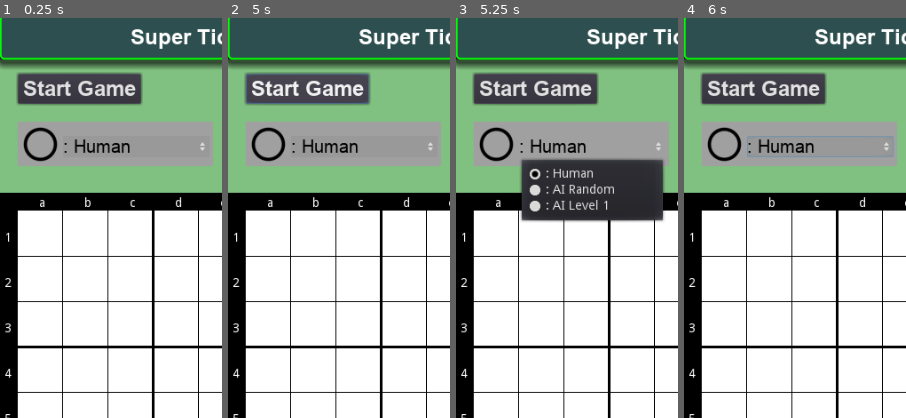
Above: before the commit, frames 1-4 (left to right).
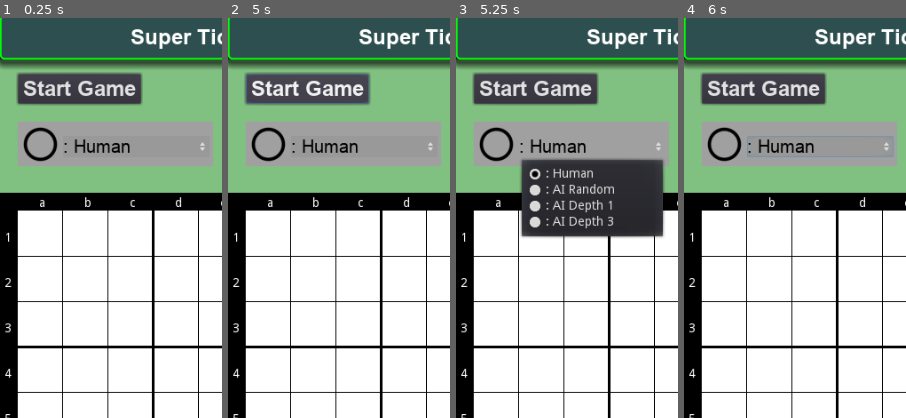
Above: after the commit, the same moments.

Repository: vivisuke/SuperTicTacToe
Game: Godot game, scene res://MainScene.tscn
Same seed, same stepped clock (60 frames per second), same inputs: the game is played once before the commit and once after it.
Inputs:
- Up to frame 1 (0.25 s): no input
- Up to frame 2 (5 s): click "Test" at 0.5 s; click "Start Game" at 1.25 s; click "Stop Game" at 2 s; click "Start Game" at 2.75 s; click "Ｖ" at 3.5 s; click "Stop Game" at 4.25 s
- Up to frame 3 (5.25 s): click ": Human" at 5 s
- Up to frame 4 (6 s): click "Test" at 5.75 s
The pictures show only the part of the screen within x 0-50%, y 0-50%; the shares and areas given below are measured in that part.

Frames 1-2 are identical in both runs. In frame 3, 3.3% of the frame differs, in the area x 28-94%, y 45-55%; in frame 4, nothing differs.

Commit message:
0086 ◎ C 01/15 01/15 0.001│ToDo│Board::copy() 実装

Diff:
--- a/SuperTicTacToe/scripts/MainScene.gd
+++ b/SuperTicTacToe/scripts/MainScene.gd
@@ -68,7 +68,7 @@
 enum {
 	EMPTY = -1,
 	BATSU = 0, MARU,
-	HUMAN = 0, AI_RANDOM, AI_LEVEL_1,
+	HUMAN = 0, AI_RANDOM, AI_DEPTH_1, AI_DEPTH_3,
 }
 class HistItem:
 	var x:int				# 着手位置
@@ -112,6 +112,17 @@
 		g_board = []
 		for ix in range(N_HORZ*N_VERT/9): g_board.push_back(EMPTY)
 		stack = []
+	func copy(s : Board):
+		is_game_over = s.is_game_over
+		winner = s.winner
+		next_board = s.next_board
+		next_color = s.next_color
+		l_board = s.l_board.duplicate()
+		g_board = s.g_board.duplicate()
+		n_put_local = s.n_put_local.duplicate()
+		three_lined_up = s.three_lined_up.duplicate()
+		stack = s.stack.duplicate()
+		pass
 	func last_put_pos():
 		if stack.empty(): return [-1, -1]
 		else: return [stack.back().x, stack.back().y]
@@ -238,8 +249,8 @@
 		var p = [-1, -1]
 		var mx = -9999
 		if next_board < 0:	# 全てのローカルボードに着手可能
-			for x in range(N_HORZ):
-				for y in range(N_VERT):
+			for y in range(N_VERT):
+				for x in range(N_HORZ):
 					if is_empty(x, y):
 						var ev = eval_put(x, y)
 						if ev > mx:
@@ -259,9 +270,45 @@
 				#txt += "\n"
 			#print(txt)
 		return p
+	func alpha_bata(alpha, beta, depth):
+		if depth == 0: return eval_board()
+		if next_color == MARU:
+			pass
+		return eval_board()
+	func select_depth_3():		# ３手先読み（着手評価のみ）で着手決定
+		var bd = Board.new()
+		bd.copy(self)
+		# ○の手番：
+		var DEPTH = 3
+		var ps;
+		var alpha = -9999
+		var beta = 9999
+		if next_board < 0:		# 全ローカルボードに着手可能
+			for y in range(N_VERT):
+				for x in range(N_HORZ):
+					if is_empty(x, y):
+						put(x, y, next_color)
+						var ev = alpha_bata(alpha, beta, DEPTH-1)
+						unput()
+						if ev > alpha:
+							alpha = ev
+							ps = [x, y]
+		else:
+			var x0 = (next_board % 3) * 3
+			var y0 = (next_board / 3) * 3
+			for y in range(3):
+				for x in range(3):
+					if is_empty(x+x0, y+y0):
+						put(x+x0, y+y0, next_color)
+						var ev = alpha_bata(alpha, beta, DEPTH)
+						unput()
+						if ev > alpha:
+							alpha = ev
+							ps = [x+x0, y+y0]
+		return ps
 	func select_pure_MC():		# 純粋モンテカルロ法による着手決定
 		pass
-	func eval():	# 現局面を（○から見た）評価
+	func eval_board():	# 現局面を（○から見た）評価
 		var ev = 0
 		for gy in range(3):
 			var y0 = gy * 3
@@ -373,13 +420,13 @@
 	#
 	g_bd = Board.new()
 	g_bd.print()
-	print("eval = ", g_bd.eval())
+	print("eval_board = ", g_bd.eval_board())
 	g_bd.put(0, 0, MARU)
 	g_bd.print()
-	print("eval = ", g_bd.eval())
+	print("eval_board = ", g_bd.eval_board())
 	g_bd.put(1, 1, BATSU)
 	g_bd.print()
-	print("eval = %d\n" % g_bd.eval())
+	print("eval_board = %d\n" % g_bd.eval_board())
 	g_bd.unput()
 	g_bd.print()
 	g_bd.unput()
@@ -406,7 +453,8 @@
 func setup_player_option_button(ob):
 	ob.add_item(": Human", 0)
 	ob.add_item(": AI Random", 1)
-	ob.add_item(": AI Level 1", 2)	# １手先読み
+	ob.add_item(": AI Depth 1", 2)	# １手先読み
+	ob.add_item(": AI Depth 3", 3)	# ３手先読み
 func update_board_tilemaps():		# g_bd の状態から TileMap たちを設定
 	for y in range(N_VERT):
 		for x in range(N_HORZ):
@@ -559,7 +607,9 @@
 		AI_thinking = true
 		#var pos = AI_think_random()
 		var typ = maru_player if next_color == MARU else batsu_player
-		var pos = g_bd.select_random() if typ == AI_RANDOM else g_bd.select_depth_1()
+		var pos = (g_bd.select_random() if typ == AI_RANDOM else
+					g_bd.select_depth_1() if typ == AI_DEPTH_1 else
+					g_bd.select_depth_3())
 		#print("game_started = ", game_started)
 		print("AI put ", pos)
 		put_and_post_proc(pos[0], pos[1])
Not shown, changed: SuperTicTacToe.spr
